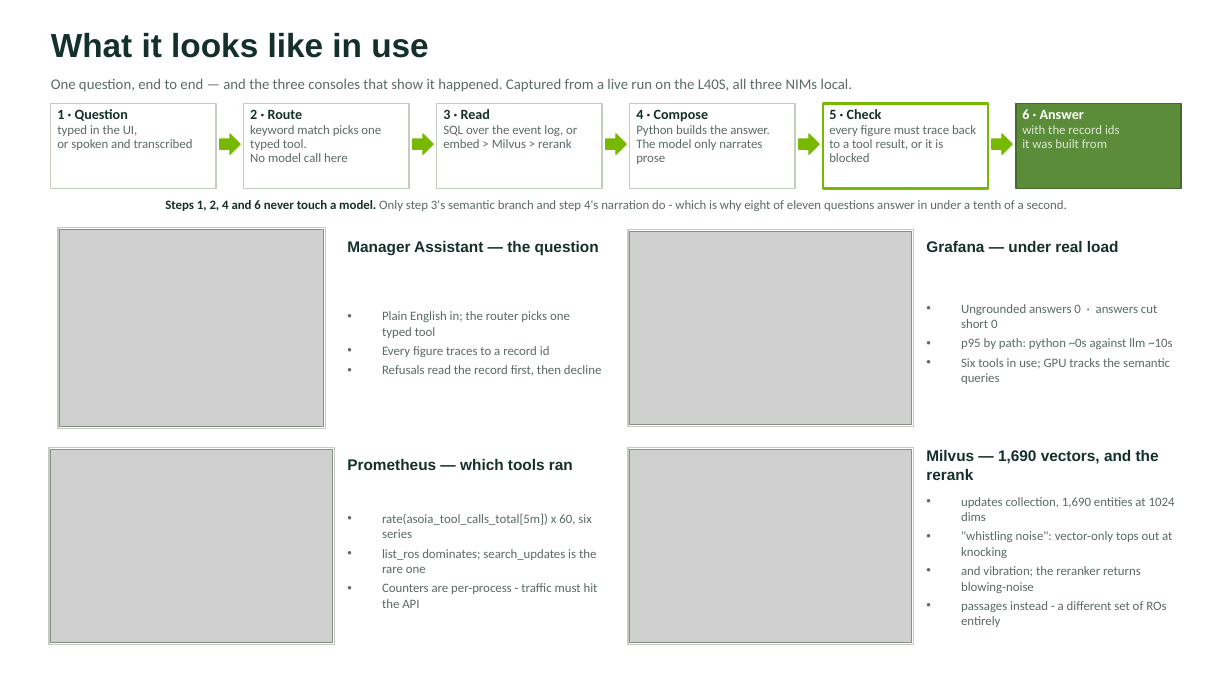
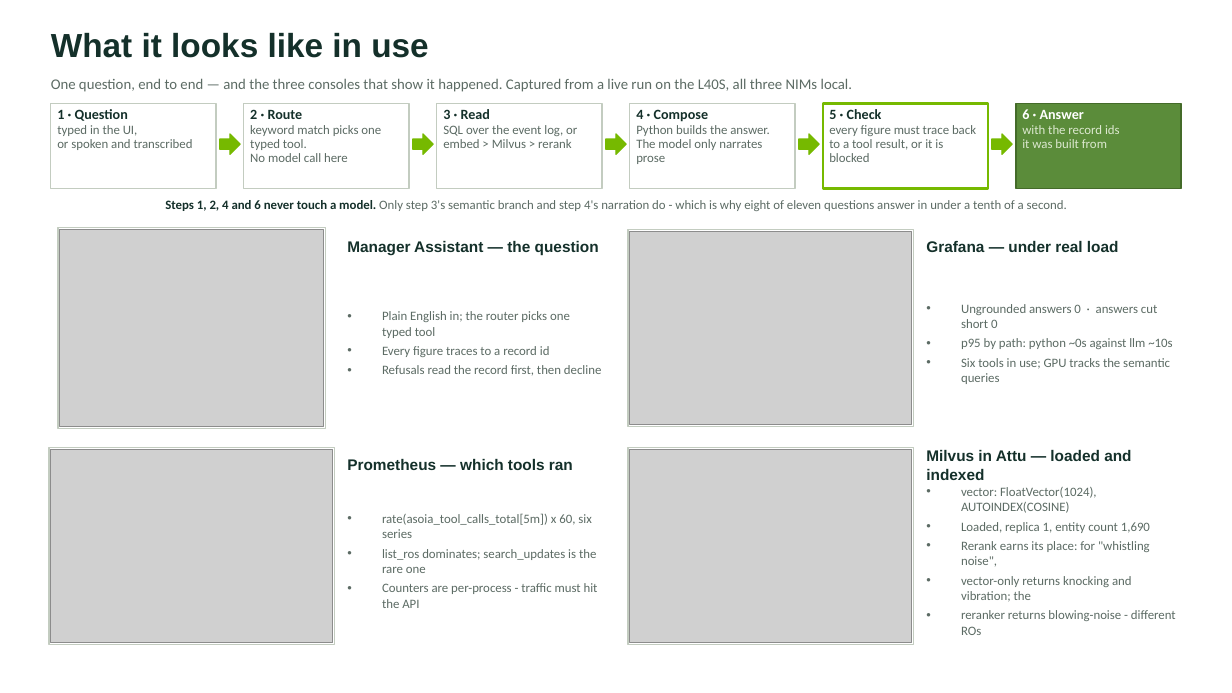
Before and after one commit to RaunakDasgupta/automotive-service-agent, a slide deck: slide 8 of docs/architecture-deck.pptx. Drawn at 1232x693 pixels with LibreOffice and Linux fonts; fonts in the diff are those of the drawing; grey boxes stand for pictures. Boxes give left, top, right and bottom in pixels: in the first picture for what was removed or moved away, otherwise in the second. Text is boxed around its words. In the diff, an @@ line names an element or a change of style, - is before the commit and + after.

```diff
--- a/docs/architecture-deck.pptx
+++ b/docs/architecture-deck.pptx
@@ text at [926,450,1131,480]: text changed @@
-Milvus — 1,690 vectors, and the rerank
+Milvus in Attu — loaded and indexed
@@ text at [961,487,1176,635]: text changed @@
-• updates collection, 1,690 entities at 1024 dims
-• "whistling noise": vector-only tops out at knocking
-• and vibration; the reranker returns blowing-noise
-• passages instead - a different set of ROs entirely
+• vector: FloatVector(1024), AUTOINDEX(COSINE)
+• Loaded, replica 1, entity count 1,690
+• Rerank earns its place: for "whistling noise",
+• vector-only returns knocking and vibration; the
+• reranker returns blowing-noise - different ROs
```
Also in this commit, not shown: 6 other files.
